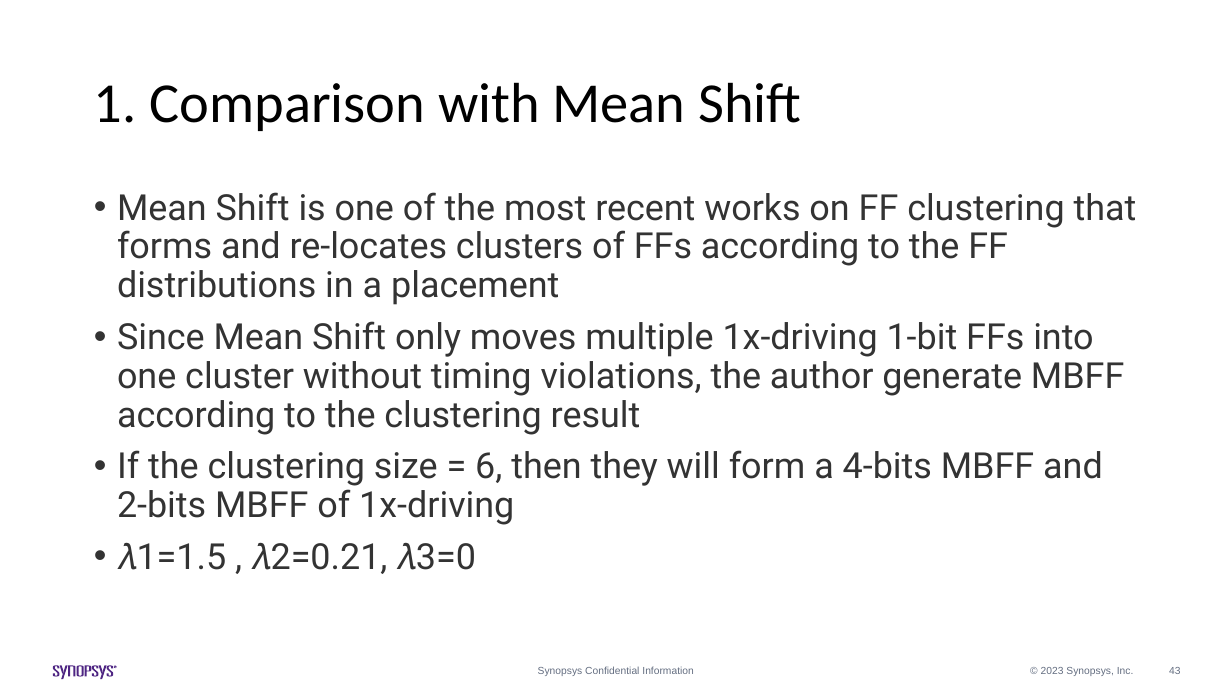
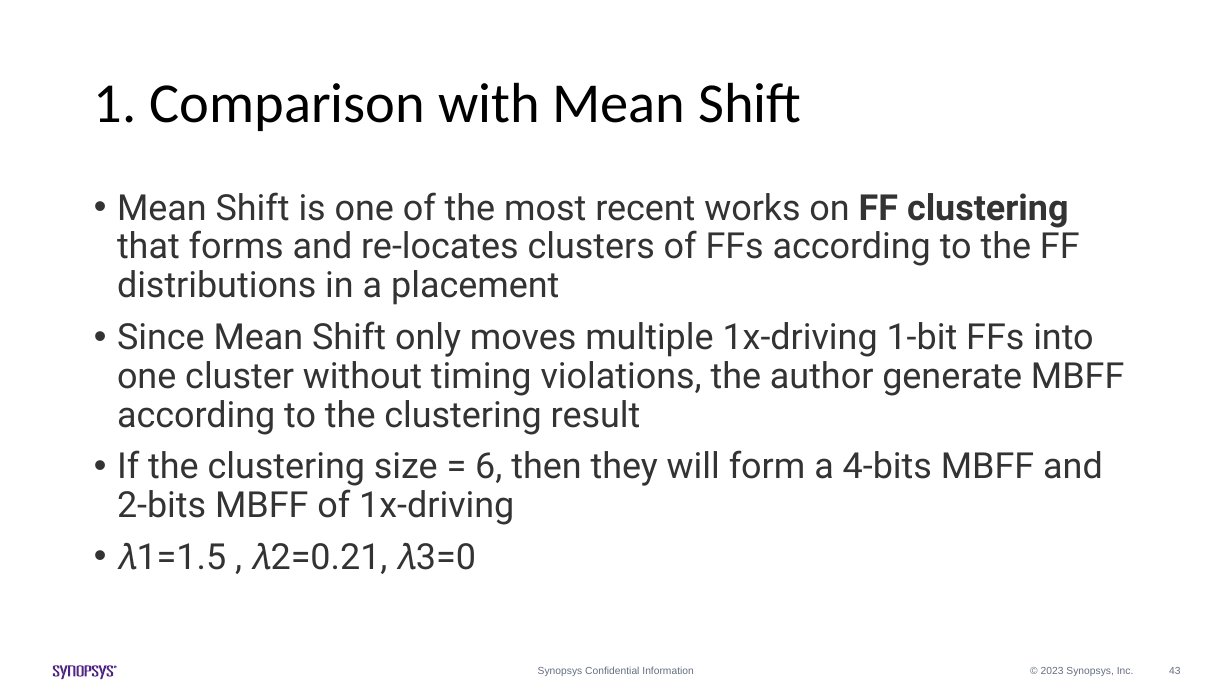
Before and after one commit to Pacific-Feng-Studuies/Studied-Papers, a slide deck: slide 44 of Synopsys Intern/Generation of Mixed-Driving Multi-Bit Flip-Flops for Power/Generation of Mixed-Driving Multi-Bit Flip-Flops for Power.pptx. Drawn at 1232x693 pixels with LibreOffice and Linux fonts; fonts in the diff are those of the drawing. Boxes give left, top, right and bottom in pixels: in the first picture for what was removed or moved away, otherwise in the second. Text is boxed around its words. In the diff, an @@ line names an element or a change of style, - is before the commit and + after.

```diff
--- a/Synopsys Intern/Generation of Mixed-Driving Multi-Bit Flip-Flops for Power/Generation of Mixed-Driving Multi-Bit Flip-Flops for Power.pptx
+++ b/Synopsys Intern/Generation of Mixed-Driving Multi-Bit Flip-Flops for Power/Generation of Mixed-Driving Multi-Bit Flip-Flops for Power.pptx
@@ text at [117, 192, 1080, 305]: bold on in "FF clustering" @@
```
Also in this commit, not shown: 3 other slides changed.
